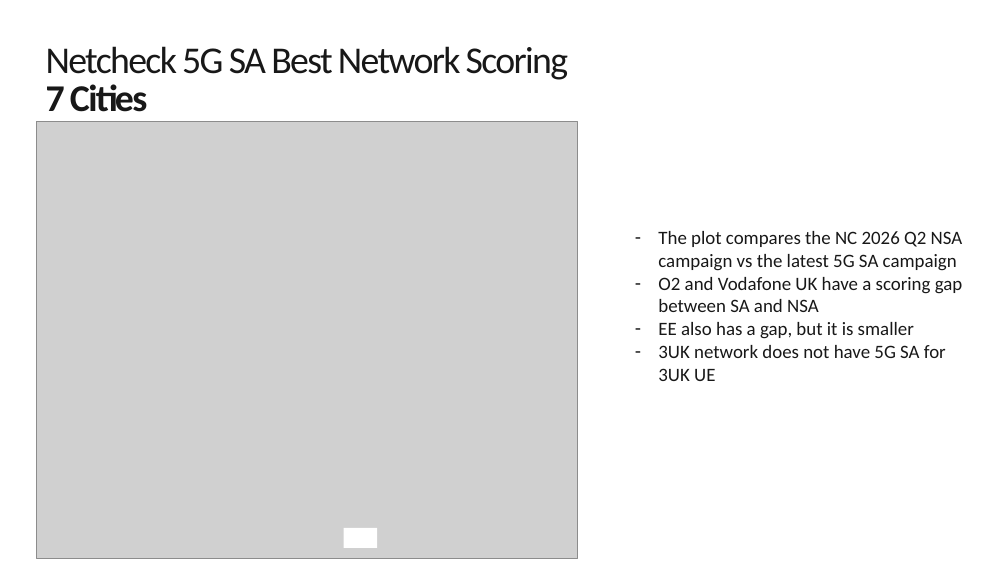
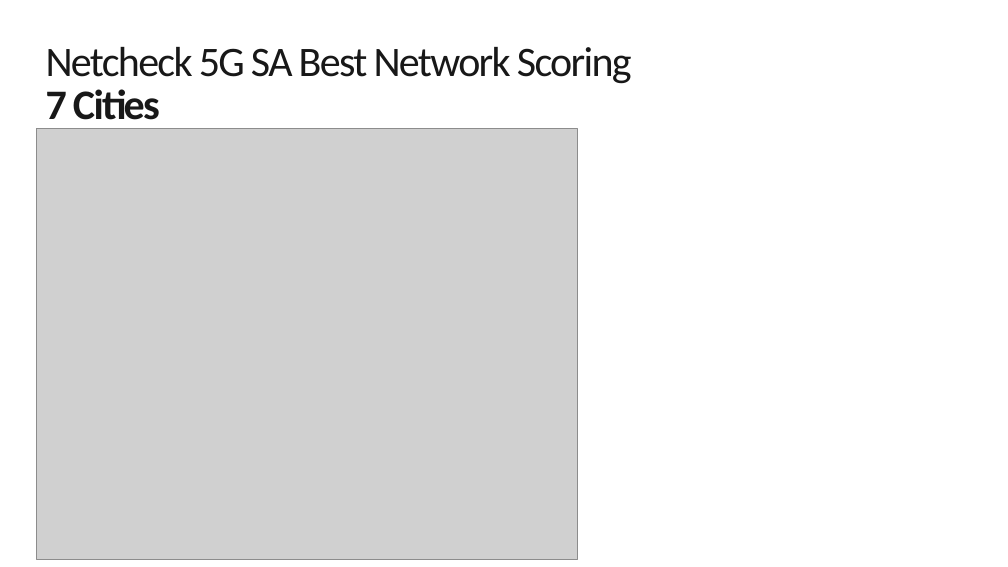
Before and after one commit to jaimetur/DashboardAnalytic, a slide deck: slide 5 of assets/templates/Template_CDR_SA_analysis.pptx. Drawn at 1008x567 pixels with LibreOffice and Linux fonts; fonts in the diff are those of the drawing; grey boxes stand for pictures; background and template pictures are left out. Boxes give left, top, right and bottom in pixels: in the first picture for what was removed or moved away, otherwise in the second. Text is boxed around its words. In the diff, an @@ line names an element or a change of style, - is before the commit and + after.

```diff
--- a/assets/templates/Template_CDR_SA_analysis.pptx
+++ b/assets/templates/Template_CDR_SA_analysis.pptx
@@ title "Netcheck 5G SA Best Network ..." at (46, 47, 632, 129): size 36 to 40 pt @@
@@ picture: place and size @@
-picture at (36, 122, 578, 559)
+picture at (36, 129, 578, 559)
@@ text removed at (658, 231, 963, 381) @@
-– The plot compares the NC 2026 Q2 NSA campaign vs the latest 5G SA campaign
-– O2 and Vodafone UK have a scoring gap between SA and NSA
-– EE also has a gap, but it is smaller
-– 3UK network does not have 5G SA for 3UK UE
@@ rectangle removed at (344, 528, 377, 547) @@
```
Also in this commit, not shown: 2 other slides changed, 1 other file.
